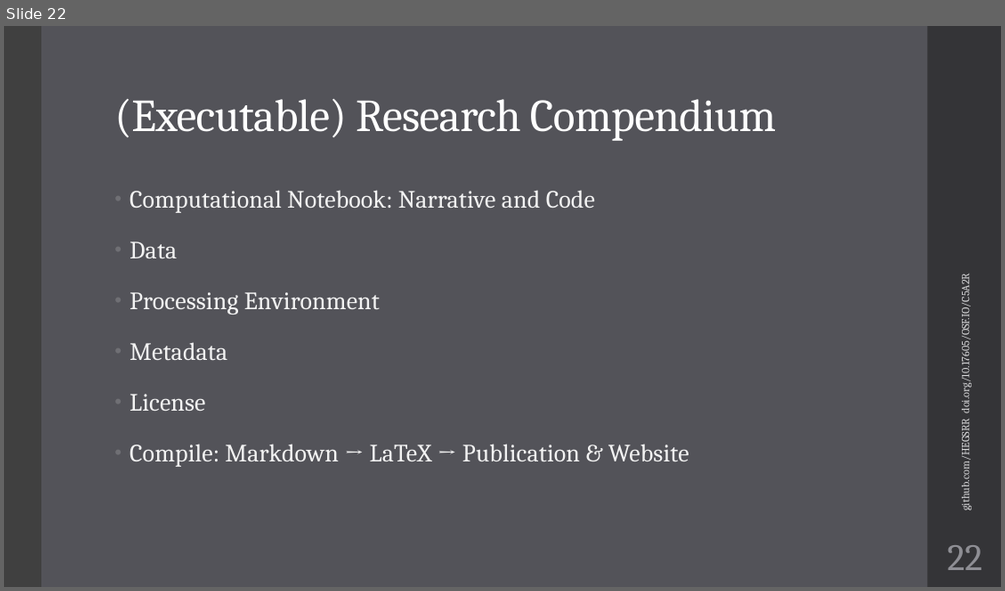
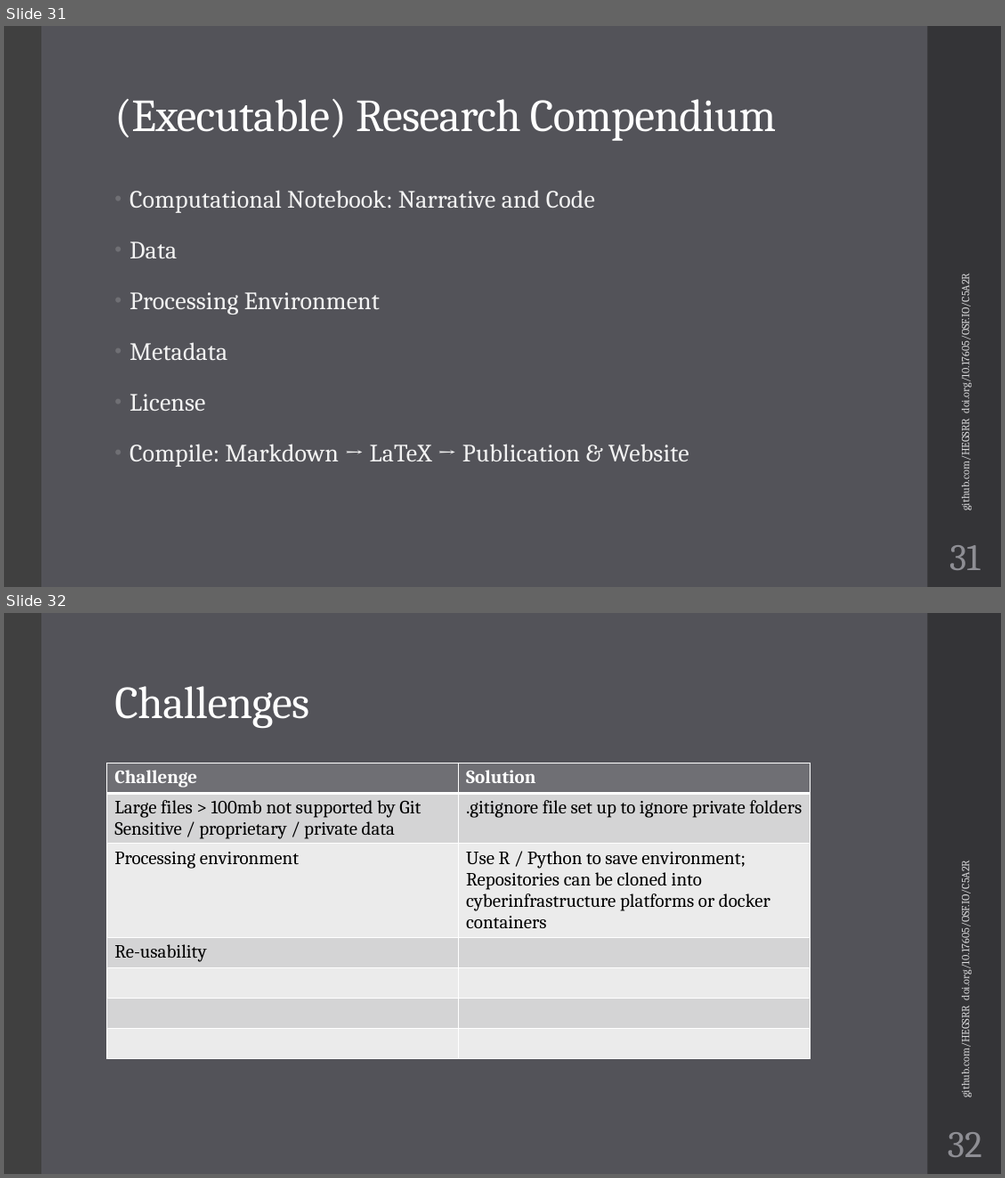
Before and after one commit to HEGSRR/UCGIS-Workshop, a slide deck: 01_Introduction.pptx. Shown one above the other, each under a label of ours: slide 22 before the commit, slides 31 and 32 after it. The pictures are 1005x591 and 1005x1178 pixels, drawn with LibreOffice and Linux fonts; fonts in the diff are those of the drawing. Boxes give left, top, right and bottom in pixels: in the first picture for what was removed or moved away, otherwise in the second. Text is boxed around its words. In the diff, an @@ line names an element or a change of style, - is before the commit and + after.

```diff
--- a/01_Introduction.pptx
+++ b/01_Introduction.pptx
@@ slide 32 added at <box>4,613,1001,1174</box>, background #535359; not listed: 2 template elements that a slide beside it also shows @@
@@ title added at <box>114,686,309,728</box>, 44 pt, text #FFFFFF @@
+Challenges
@@ table added at <box>107,763,810,1086</box>, 7 rows, 2 columns @@
+Challenge | Solution
+Large files > 100mb not supported by Git / Sensitive / proprietary / private data | .gitignore file set up to ignore private folders
+Processing environment | Use R / Python to save environment; / Repositories can be cloned into cyberinfrastructure platforms or docker containers
+Re-usability | 
+ | 
+ | 
+ | 
@@ text added at <box>957,874,971,1095</box>, 10.5 pt, text #D9D9DB @@
+github.com/HEGSRR doi.org/10.17605/OSF.IO/C5A2R
@@ page number added at <box>947,1132,982,1157</box>, 36 pt, text #8E8E94 @@
+32
@@ what was slide 22 is now slide 31 @@
@@ page number at <box>949,545,980,570</box>: text changed @@
-22
+31
```
Also in this commit, not shown: 8 slides changed, 10 other slides added, 1 other file.
